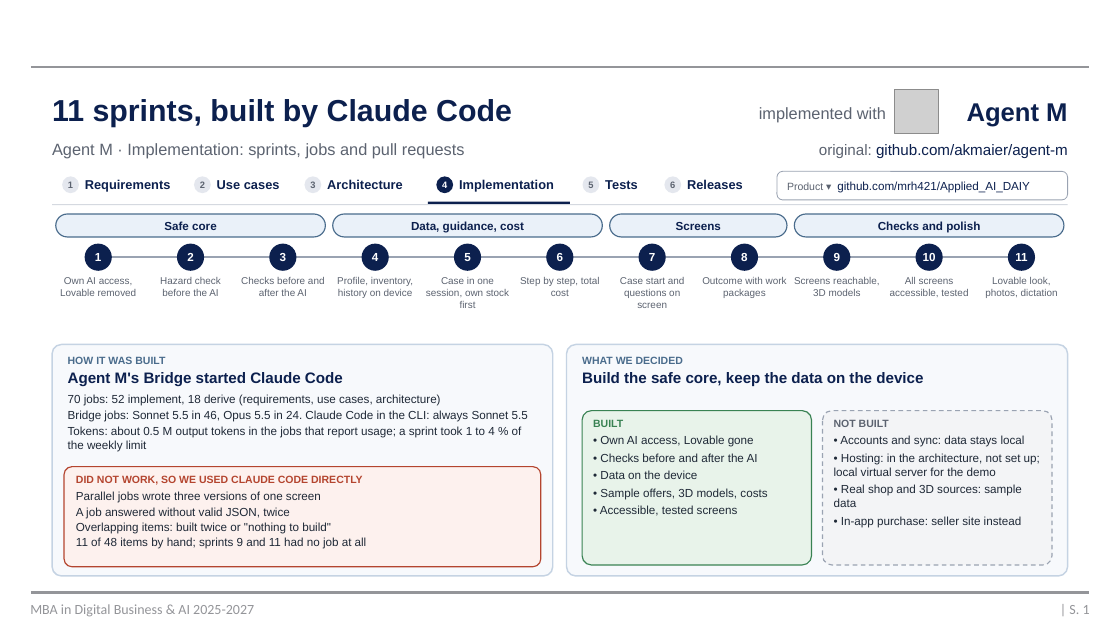
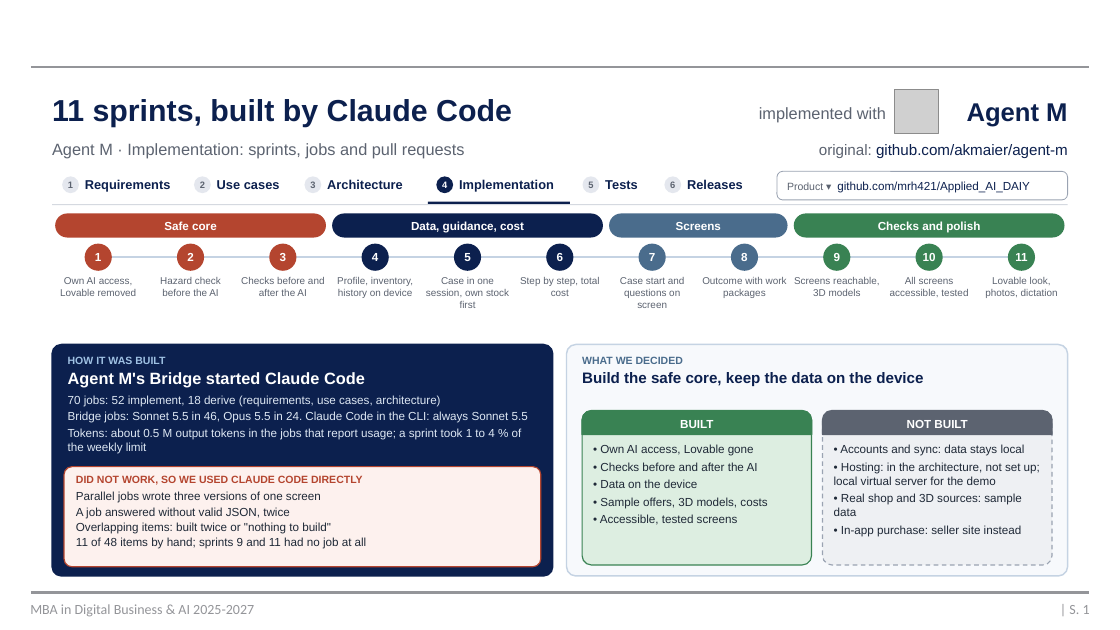
Before and after one commit to mrh421/Applied_AI_DAIY, a slide deck: slide 1 of presentation/DAIY_slide-27_implementation.pptx. Drawn at 1120x630 pixels with LibreOffice and Linux fonts; fonts in the diff are those of the drawing; grey boxes stand for pictures; background and template pictures are left out. Boxes give left, top, right and bottom in pixels: in the first picture for what was removed or moved away, otherwise in the second. Text is boxed around its words. In the diff, an @@ line names an element or a change of style, - is before the commit and + after.

```diff
--- a/presentation/DAIY_slide-27_implementation.pptx
+++ b/presentation/DAIY_slide-27_implementation.pptx
@@ rounded rectangle "Safe core" at <box>55,214,325,237</box>: text colour #0C204E to #FFFFFF; fill #EAF1F9 to #B4452F; outline #4A6C8C 1 pt to #B4452F 1 pt @@
@@ rounded rectangle "Data, guidance, cost" at <box>333,214,602,237</box>: text colour #0C204E to #FFFFFF; fill #EAF1F9 to #0C204E; outline #4A6C8C 1 pt to #0C204E 1 pt @@
@@ rounded rectangle "Screens" at <box>610,214,787,237</box>: text colour #0C204E to #FFFFFF; fill #EAF1F9 to #4A6C8C @@
@@ rounded rectangle "Checks and polish" at <box>795,214,1065,237</box>: text colour #0C204E to #FFFFFF; fill #EAF1F9 to #398253; outline #4A6C8C 1 pt to #398253 1 pt @@
@@ line (98, 257) - (1022, 257): stroke #9AA3B2 1.5 pt to #C5D3E3 2 pt @@
@@ fill #0C204E to #B4452F; outline #0C204E 1.25 pt to #B4452F 1.25 pt in 3 elements at <box>86,245,112,271</box>, <box>178,245,204,271</box>, <box>270,245,296,271</box> @@
@@ ellipse "7" at <box>639,245,665,271</box>: fill #0C204E to #4A6C8C; outline #0C204E 1.25 pt to #4A6C8C 1.25 pt @@
@@ ellipse "8" at <box>732,245,758,271</box>: fill #0C204E to #4A6C8C; outline #0C204E 1.25 pt to #4A6C8C 1.25 pt @@
@@ fill #0C204E to #398253; outline #0C204E 1.25 pt to #398253 1.25 pt in 3 elements at <box>824,245,850,271</box>, <box>917,245,943,271</box>, <box>1009,245,1035,271</box> @@
@@ rounded rectangle at <box>52,344,553,576</box>: fill #F7F9FC to #0C204E; outline #C5D3E3 1.25 pt to #0C204E 1.25 pt @@
@@ text "HOW IT WAS BUILT" at <box>68,357,528,454</box>: text colour #4A6C8C to #9FC1E3 in "HOW IT WAS BUILT"; size 13 to 14 pt, text colour #0C204E to #FFFFFF in "Agent M's Bridge started Claude Code"; text colour #1F2937 to #DDE7F3 in "70 jobs: 52 implement, 18 derive (requirements, ...", "Bridge jobs: Sonnet 5.5 in 46, Opus ...", "Tokens: about 0.5 M output tokens in ..." @@
@@ rounded rectangle at <box>582,411,812,565</box>: fill #E8F3EA to #DDEEE1 @@
@@ round same rect added at <box>582,411,812,434</box>, fill #398253, outline #398253 1.25 pt, 10 pt, text #FFFFFF, bold @@
+BUILT
@@ rounded rectangle at <box>823,411,1052,565</box>: fill #F3F4F6 to #EEF0F3 @@
@@ round same rect added at <box>823,411,1052,434</box>, fill #5C6370, outline #5C6370 1.25 pt, 10 pt, text #FFFFFF, bold @@
+NOT BUILT
@@ text at <box>593,420,623,427</box>: paragraph removed @@
-BUILT
@@ text "• Own AI access, Lovable ...": place and size @@
-text "• Own AI access, Lovable ..." at <box>593,420,767,516</box>
+text "• Own AI access, Lovable ..." at <box>600,444,767,525</box>
@@ text "• Accounts and sync: data ...": place and size @@
-text "• Accounts and sync: data ..." at <box>834,420,1040,528</box>
+text "• Accounts and sync: data ..." at <box>834,444,1040,537</box>
@@ text at <box>834,420,889,427</box>: paragraph removed @@
-NOT BUILT
```
Also in this commit, not shown: 1 other file.
